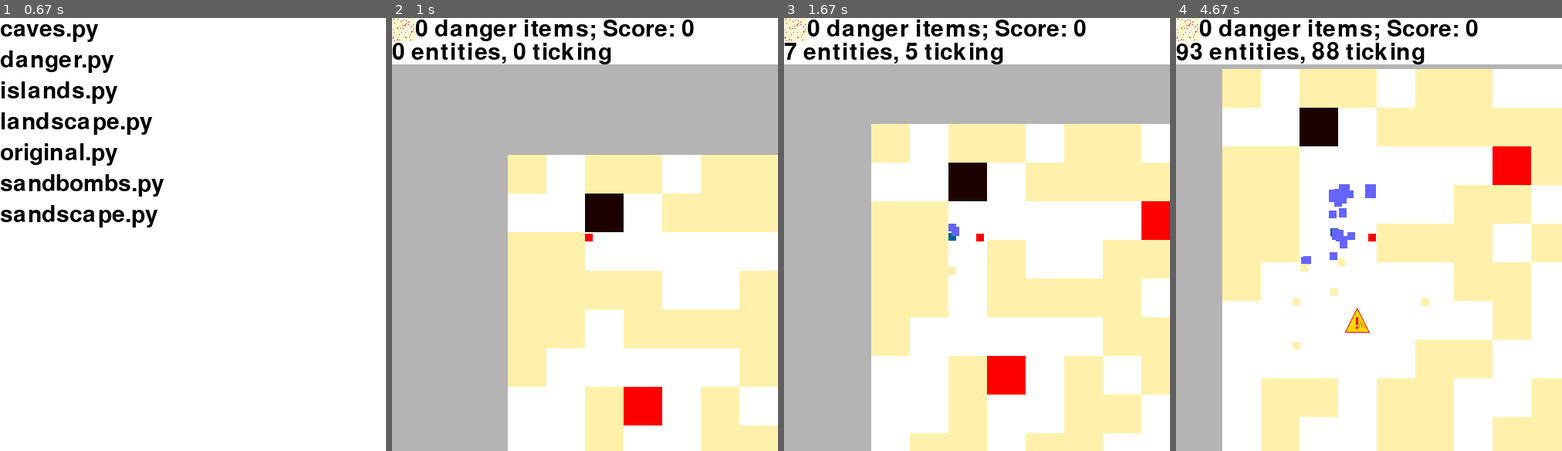
Above: before the commit, frames 1-4 (left to right).
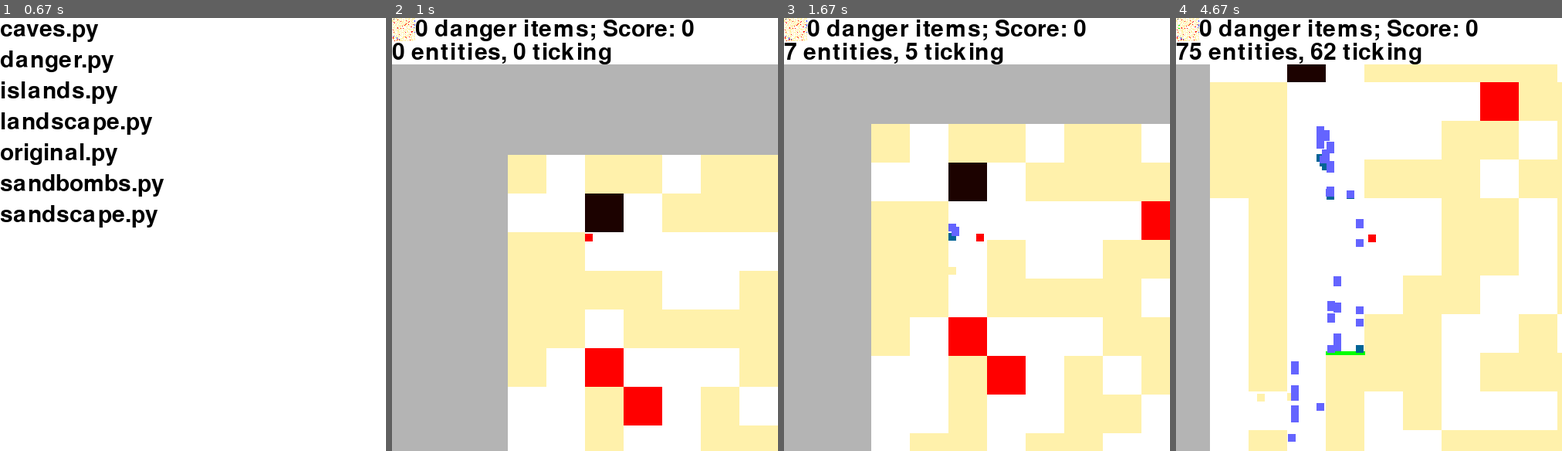
Above: after the commit, the same moments.

Repository: sillypantscoder/pygame_platformer_2
Game: pygame game, started from main.py
Same seed, same stepped clock (60 frames per second), same inputs: the game is played once before the commit and once after it.
Inputs (mouse positions are in pixels of both pictures, inside the frame that each line leads up to):
- Up to frame 1 (0.67 s): click "Go >" at 0.38 s
- Up to frame 2 (1 s): click (708, 221) at 0.72 s
- Up to frame 3 (1.67 s): tap W at 1, 1.4 s; hold Right from 1.33 s (still down)
- Up to frame 4 (4.67 s): tap W at 1.7, 1.9, 2.23, 2.53, 2.73, 3.03, 3.3, 3.6, 3.73, 4.13, 4.43 s; release Right at 1.8 s; hold Up 1.83-2.13 s; hold Right 2.17-2.63 s; hold Left 2.67-3.2 s; hold Left 3.23-3.63 s; hold Up 3.67-4.03 s; hold Right from 4.07 s (still down)

Frame 1 is identical in both runs. In frame 2, 0.9% of the frame differs, in the area x 0-60%, y 0-86%; in frame 3, 0.9%; in frame 4, 46%, in the area x 0-100%, y 0-100%.

Commit message:
The named block update!
Blocks are now stored as strings instead of numbers:

Air: 0 --> "air"
Stone: 1 --> "stone"
TNT: 2 --> "tnt"
Hard rock: 3 --> "hard_stone"
Sand: 4 --> "sand"
Water: 5 --> "water"
Flowing Water: 6 --> "flowing_water"

Diff:
--- a/generators/caves.py
+++ b/generators/caves.py
@@ -5,7 +5,7 @@
 
 BOARDSIZE = [30, 30]
 
-WORLD = [[1 for x in range(BOARDSIZE[1])] for x in range(BOARDSIZE[0])]
+WORLD = [["stone" for x in range(BOARDSIZE[1])] for x in range(BOARDSIZE[0])]
 
 def getRandomPositionOnSide(side):
 	if side == 0:
@@ -23,20 +23,20 @@
 
 def drawPoint(cx, cy, rad):
 	if cx < 0 or cy < 0 or cx >= BOARDSIZE[0] or cy >= BOARDSIZE[1]: return
-	WORLD[cx][cy] = 0
+	WORLD[cx][cy] = "air"
 	for x in range(cx - rad, cx + rad + 1):
 		for y in range(cy - rad, cy + rad + 1):
 			if ((x - cx) ** 2) + ((y - cy) ** 2) > (rad ** 2): continue
 			if x < 0 or y < 0 or x >= BOARDSIZE[0] or y >= BOARDSIZE[1]: continue
-			WORLD[x][y] = 0
+			WORLD[x][y] = "air"
 def drawPointWater(cx, cy, rad):
 	if cx < 0 or cy < 0 or cx >= BOARDSIZE[0] or cy >= BOARDSIZE[1]: return
-	WORLD[cx][cy] = 0
+	WORLD[cx][cy] = "air"
 	for x in range(cx - rad, cx + rad + 1):
 		for y in range(cy - rad, cy + rad + 1):
 			if ((x - cx) ** 2) + ((y - cy) ** 2) > (rad ** 2): continue
 			if x < 0 or y < 0 or x >= BOARDSIZE[0] or y >= BOARDSIZE[1]: continue
-			WORLD[x][y] = 5
+			WORLD[x][y] = "water"
 
 def makeNoodleCave(startX, startY, targetX, targetY):
 	x = startX
--- a/generators/danger.py
+++ b/generators/danger.py
@@ -8,13 +8,13 @@
 for x in range(BOARDSIZE[0]):
 	WORLD.append([])
 	for y in range(BOARDSIZE[1]):
-		if y > 10: WORLD[x].append(1)
+		if y > 10: WORLD[x].append("stone")
 		else:
-			if x % 2 == 0 or y % 2 == 0: WORLD[x].append(2)
-			else: WORLD[x].append(4)
+			if x % 2 == 0 or y % 2 == 0: WORLD[x].append("tnt")
+			else: WORLD[x].append("sand")
 
-WORLD[2][0] = 0
-WORLD[2][1] = 3
+WORLD[2][0] = "air"
+WORLD[2][1] = "hard_stone"
 
 f = open("world.json", "w")
 f.write(json.dumps(WORLD).replace("], [", "],\n ["))
--- a/generators/islands.py
+++ b/generators/islands.py
@@ -4,7 +4,7 @@
 
 BOARDSIZE = [30, 30]
 
-WORLD = [[0 for x in range(BOARDSIZE[1])] for x in range(BOARDSIZE[0])]
+WORLD = [["air" for x in range(BOARDSIZE[1])] for x in range(BOARDSIZE[0])]
 
 def island(x, y):
 	rad = random.randint(2, 5)
@@ -12,7 +12,7 @@
 		for my in range(y, y + rad):
 			if (my - y) < rad - (mx - x) and (my - y) < (mx - x) + rad:
 				if mx >= 0 and my >= 0 and mx < BOARDSIZE[0] and my < BOARDSIZE[1]:
-					WORLD[mx][my] = random.choices([1, 5], weights=[10, 1], k=1)[0]
+					WORLD[mx][my] = random.choices(["stone", "water"], weights=[10, 1], k=1)[0]
 
 island(2, 2)
 for x in range(5):
--- a/generators/landscape.py
+++ b/generators/landscape.py
@@ -4,7 +4,7 @@
 
 BOARDSIZE = [30, 30]
 
-WORLD = [[0 for x in range(BOARDSIZE[1])] for x in range(BOARDSIZE[0])]
+WORLD = [["air" for x in range(BOARDSIZE[1])] for x in range(BOARDSIZE[0])]
 
 logicalHeight = math.floor(BOARDSIZE[1] / 2)
 height = math.floor(BOARDSIZE[1] / 2)
@@ -20,16 +20,16 @@
     if height < logicalHeight: height += random.choice([0, 0, 1])
     else: height -= random.choice([0, 0, 1])
     for i in range(height):
-        WORLD[x][(BOARDSIZE[1] - 1) - i] = random.choices([1, 2], weights=[10, 1], k=1)[0]
+        WORLD[x][(BOARDSIZE[1] - 1) - i] = random.choices(["stone", "tnt"], weights=[10, 1], k=1)[0]
     # Bedrock Height
     bedrockHeight += random.choice([-1, 0, 1])
     if bedrockHeight < logicalBedrockHeight: bedrockHeight += random.choice([0, 0, 1])
     else: bedrockHeight -= random.choice([0, 0, 1])
     for i in range(bedrockHeight):
-        WORLD[x][(BOARDSIZE[1] - 1) - i] = 3
+        WORLD[x][(BOARDSIZE[1] - 1) - i] = "hard_stone"
     # Water Height
     for i in range(height, waterHeight):
-        WORLD[x][(BOARDSIZE[1] - 1) - i] = 5
+        WORLD[x][(BOARDSIZE[1] - 1) - i] = "water"
 
 f = open("world.json", "w")
 f.write(json.dumps(WORLD).replace("], [", "],\n ["))
--- a/generators/original.py
+++ b/generators/original.py
@@ -8,7 +8,7 @@
 for x in range(BOARDSIZE[0]):
 	WORLD.append([])
 	for y in range(BOARDSIZE[1]):
-		WORLD[x].append(random.choices([0, 1, 2, 3, 4, 5], weights=[10, 25, 2, 1, 1, 5], k=1)[0])
+		WORLD[x].append(random.choices(["air", "stone", "tnt", "hard_stone", "sand", "water"], weights=[10, 25, 2, 1, 1, 5], k=1)[0])
 
 f = open("world.json", "w")
 f.write(json.dumps(WORLD).replace("], [", "],\n ["))
--- a/generators/sandbombs.py
+++ b/generators/sandbombs.py
@@ -8,16 +8,16 @@
 for x in range(BOARDSIZE[0]):
 	WORLD.append([])
 	for y in range(BOARDSIZE[1]):
-		WORLD[x].append(random.choices([0, 1, 2, 3], weights=[10, 25, 2, 1], k=1)[0])
+		WORLD[x].append(random.choices(["air", "stone", "tnt", "hard_stone"], weights=[10, 25, 2, 1], k=1)[0])
 
 for i in range(10):
 	cx = random.randint(1, BOARDSIZE[0] - 2)
 	cy = random.randint(1, BOARDSIZE[1] - 2)
 	for x in range(cx - 1, cx + 2):
 		for y in range(cy - 1, cy + 2):
-			if x == cx and y == cy: WORLD[x][y] = 2
-			else: WORLD[x][y] = 4
-	WORLD[cx][cy - 1] = 0
+			if x == cx and y == cy: WORLD[x][y] = "tnt"
+			else: WORLD[x][y] = "sand"
+	WORLD[cx][cy - 1] = "air"
 
 f = open("world.json", "w")
 f.write(json.dumps(WORLD).replace("], [", "],\n ["))
--- a/generators/sandscape.py
+++ b/generators/sandscape.py
@@ -8,9 +8,9 @@
 for x in range(BOARDSIZE[0]):
 	WORLD.append([])
 	for y in range(BOARDSIZE[1]):
-		WORLD[x].append(random.choices([0, 2, 4], weights=[10, 1, 10], k=1)[0])
+		WORLD[x].append(random.choices(["air", "tnt", "sand", "water"], weights=[10, 1, 10, 0.1], k=1)[0])
 
-WORLD[2][1] = 3
+WORLD[2][1] = "hard_stone"
 
 f = open("world.json", "w")
 f.write(json.dumps(WORLD).replace("], [", "],\n ["))
--- a/main.py
+++ b/main.py
@@ -20,7 +20,7 @@
 GREEN = (0, 255, 0)
 BROWN = (28, 2, 0)
 TAN = (255, 241, 171)
-WORLD = [[random.choices([0, 1, 2, 3, 4], weights=[10, 25, 2, 1, 1], k=1)[0] for y in range(BOARDSIZE[1])] for x in range(BOARDSIZE[0])]
+WORLD = [[random.choice(["air", "stone", "tnt", "hard_stone", "sand", "water", "flowing_water"]) for y in range(BOARDSIZE[1])] for x in range(BOARDSIZE[0])]
 CELLSIZE = 50
 FONT = pygame.font.Font(pygame.font.get_default_font(), 30)
 c = pygame.time.Clock()
@@ -107,7 +107,7 @@
 
 def explosion(cx, cy, rad):
 	if cx < 0 or cy < 0 or cx >= BOARDSIZE[0] or cy >= BOARDSIZE[1]: return
-	WORLD[cx][cy] = 0
+	WORLD[cx][cy] = "air"
 	debugmsg(f"explosion at ({cx},{cy}) rad={rad}")
 	Particle((cx * CELLSIZE) + (0.5 * CELLSIZE), (cy * CELLSIZE) + (0.5 * CELLSIZE))
 	more = []
@@ -115,13 +115,13 @@
 		for y in range(cy - rad, cy + rad + 1):
 			if ((x - cx) ** 2) + ((y - cy) ** 2) > (rad ** 2): continue
 			if x < 0 or y < 0 or x >= BOARDSIZE[0] or y >= BOARDSIZE[1]: continue
-			if WORLD[x][y] == 2:
+			if WORLD[x][y] == "tnt":
 				more.append([x, y])
-				WORLD[x][y] = 0
-			elif WORLD[x][y] == 1:
-				WORLD[x][y] = 0
-			elif WORLD[x][y] == 4:
-				WORLD[x][y] = 0
+				WORLD[x][y] = "air"
+			elif WORLD[x][y] == "stone":
+				WORLD[x][y] = "air"
+			elif WORLD[x][y] == "sand":
+				WORLD[x][y] = "air"
 				s = MovingBlock(x * CELLSIZE, y * CELLSIZE)
 	for t in [player, *things]:
 		dx = t.x - ((cx + 0.5) * CELLSIZE)
@@ -169,13 +169,13 @@
 			for y in range(len(WORLD[x])):
 				cell = WORLD[x][y]
 				cellrect = pygame.Rect(x * CELLSIZE, y * CELLSIZE, CELLSIZE, CELLSIZE)
-				if cell == 1 or cell == 3 or cell == 4:
+				if cell in ["stone", "hard_stone", "sand"]:
 					if pygame.Rect(self.x, self.y + 1, 10, 10).colliderect(cellrect):
 						touching_platforms.append(cellrect)
-				if cell == 2:
+				if cell == "tnt":
 					if pygame.Rect(self.x, self.y + 1, 10, 10).colliderect(cellrect):
 						explosion(x, y, 2)
-				if cell == 5 or cell == 6:
+				if cell in ["water", "flowing_water"]:
 					if pygame.Rect(self.x, self.y + 1, 10, 10).colliderect(cellrect):
 						if self.vy > 1.5: self.vy = 1.5
 						if self.vy < -1.5: self.vy = -1.5
@@ -194,17 +194,17 @@
 					self.y = platform.top - 10
 					self.standing = True
 					pygame.draw.line(totalScreen, (0, 255, 0), platform.topleft, platform.topright, 5)
-					if WORLD[math.floor(platform.left / CELLSIZE)][math.floor(platform.top / CELLSIZE)] == 4:
+					if WORLD[math.floor(platform.left / CELLSIZE)][math.floor(platform.top / CELLSIZE)] == "sand":
 						# Standing on sand!
 						fall = False
 						try:
-							if WORLD[math.floor(platform.left / CELLSIZE)][math.floor(platform.top / CELLSIZE) + 1] == 0:
+							if WORLD[math.floor(platform.left / CELLSIZE)][math.floor(platform.top / CELLSIZE) + 1] == "air":
 								fall = True
 						except:
 							fall = True
 							errormsg(self, "jumped on sand at bottom of world")
 						if fall:
-							WORLD[math.floor(platform.left / CELLSIZE)][math.floor(platform.top / CELLSIZE)] = 0
+							WORLD[math.floor(platform.left / CELLSIZE)][math.floor(platform.top / CELLSIZE)] = "air"
 							s = MovingBlock(*platform.topleft)
 							s.vy = 3
 				else:
@@ -339,7 +339,7 @@
 	def despawn(self):
 		b = self.getBlock()
 		try:
-			WORLD[b[0]][b[1]] = 4
+			WORLD[b[0]][b[1]] = "sand"
 		except:
 			errormsg(self, "attempted to re-place block at: " + str(b[0]) + ", " + str(b[1]))
 
@@ -418,23 +418,23 @@
 			for y in range(len(WORLD[x])):
 				cell = WORLD[x][y]
 				cellrect = pygame.Rect(x * CELLSIZE, y * CELLSIZE, CELLSIZE, CELLSIZE)
-				if cell == 0 and tickingrefresh == 0:
-					if WORLD[x][y - 1] in [5, 6] and y - 1 > 0:
-						sets.append({"pos": (x, y), "state": 6})
-				if cell == 1:
+				if cell == "air" and tickingrefresh == 0:
+					if WORLD[x][y - 1] in ["water", "flowing_water"] and y - 1 > 0:
+						sets.append({"pos": (x, y), "state": "flowing_water"})
+				if cell == "stone":
 					pygame.draw.rect(totalScreen, BLACK, cellrect)
-				if cell == 2:
+				if cell == "tnt":
 					pygame.draw.rect(totalScreen, RED, cellrect)
-				if cell == 3:
+				if cell == "hard_stone":
 					pygame.draw.rect(totalScreen, BROWN, cellrect)
-				if cell == 4:
+				if cell == "sand":
 					pygame.draw.rect(totalScreen, TAN, cellrect)
-				if cell == 5:
+				if cell == "water":
 					pygame.draw.rect(totalScreen, (50, 50, 255), cellrect)
-				if cell == 6:
+				if cell == "flowing_water":
 					pygame.draw.rect(totalScreen, (60, 60, 255), cellrect)
-					if ((not WORLD[x][y - 1] in [5, 6]) and tickingrefresh == 0) or y - 1 < 0:
-						sets.append({"pos": (x, y), "state": 0})
+					if ((not WORLD[x][y - 1] in ["water", "flowing_water"]) and tickingrefresh == 0) or y - 1 < 0:
+						sets.append({"pos": (x, y), "state": "air"})
 	# Fluids and scheduled ticks
 	for s in sets:
 		WORLD[s["pos"][0]][s["pos"][1]] = s["state"]
